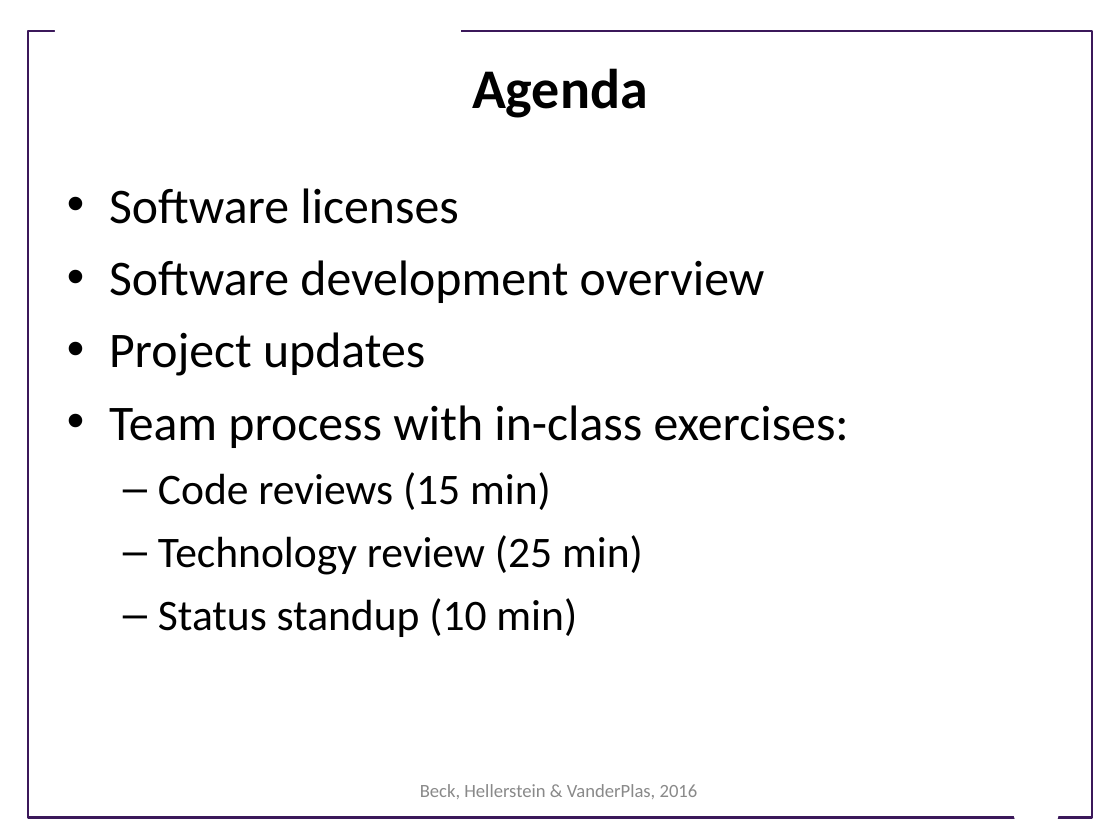
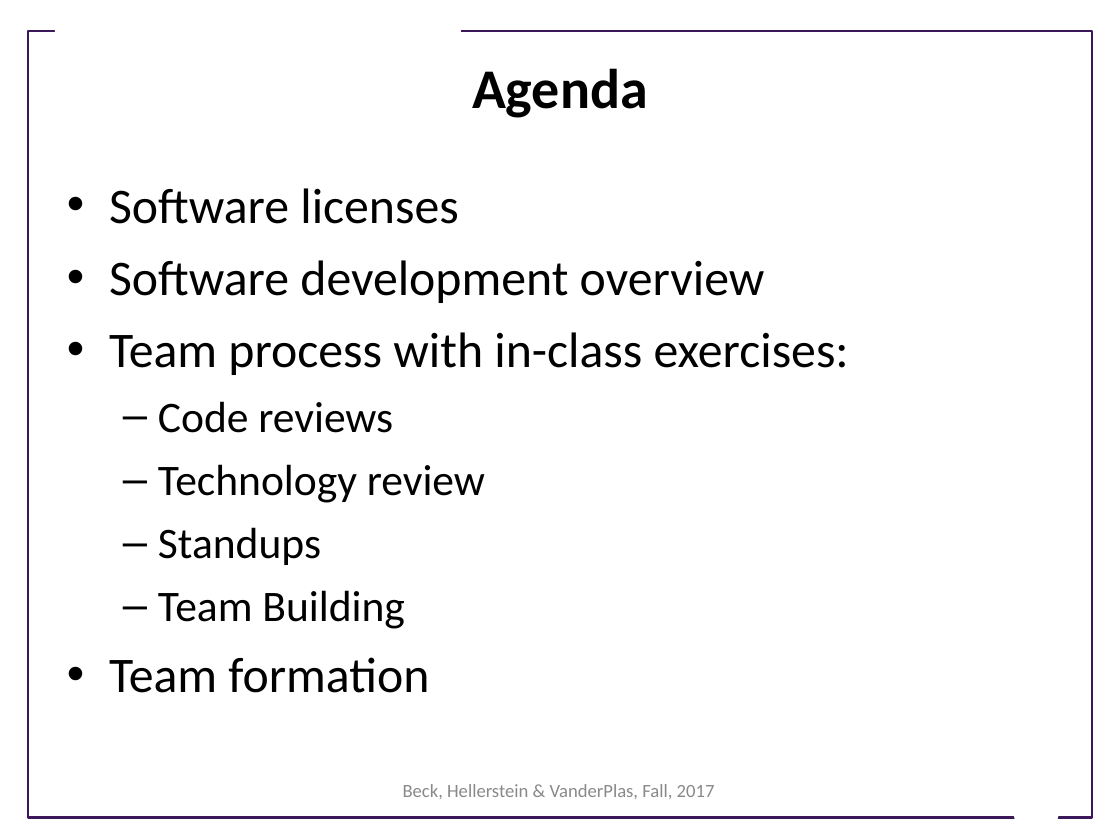
Before and after one commit to UWSEDS/LectureNotes, a slide deck: slide 2 of Working-in-Teams.ppt. Drawn at 1120x840 pixels with LibreOffice and Linux fonts; fonts in the diff are those of the drawing; background and template pictures are left out. Boxes give left, top, right and bottom in pixels: in the first picture for what was removed or moved away, otherwise in the second. Text is boxed around its words. In the diff, an @@ line names an element or a change of style, - is before the commit and + after.

Commit message:
Add team building

```diff
--- a/Working-in-Teams.ppt
+++ b/Working-in-Teams.ppt
@@ text at [109, 332, 425, 376]: paragraph removed @@
-• Project updates
@@ text at [109, 401, 485, 693]: text changed @@
-  – Code reviews (15 min)
-  – Technology review (25 min)
-  – Status standup (10 min)
+  – Code reviews
+  – Technology review
+  – Standups
+  – Team Building
+• Team formation
@@ text at [403, 784, 715, 799]: text changed @@
-Beck, Hellerstein & VanderPlas, 2016
+Beck, Hellerstein & VanderPlas, Fall, 2017
```
Also in this commit, not shown: 22 other slides changed, 5 slides added, 6 slides removed.
